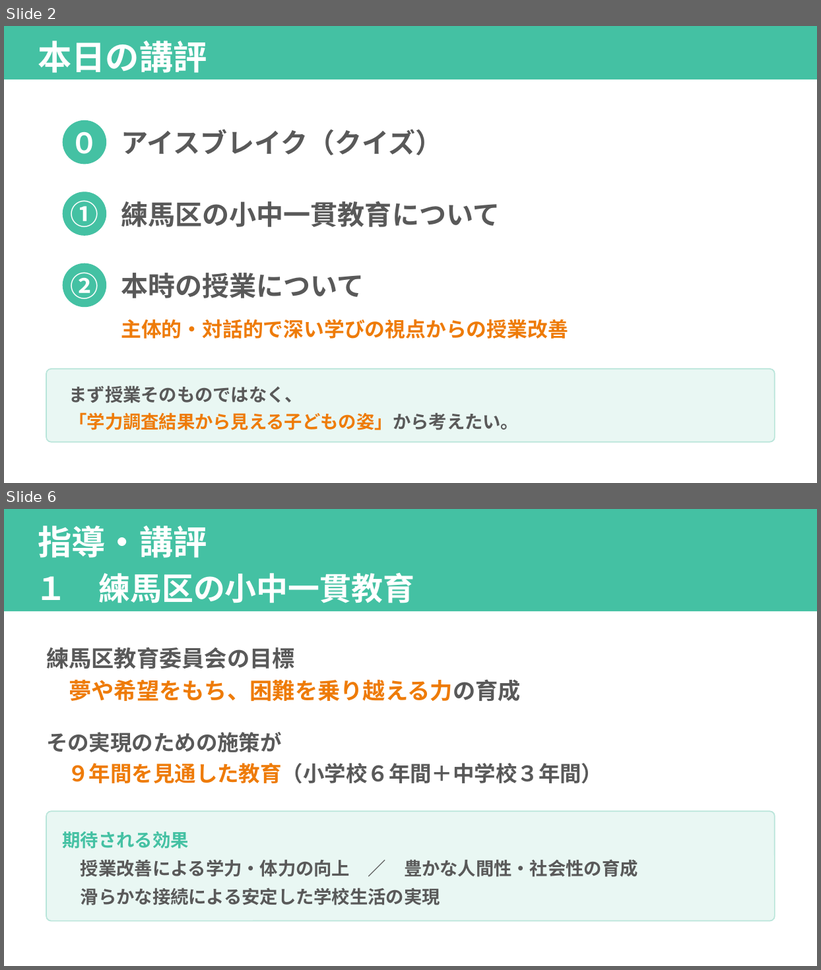
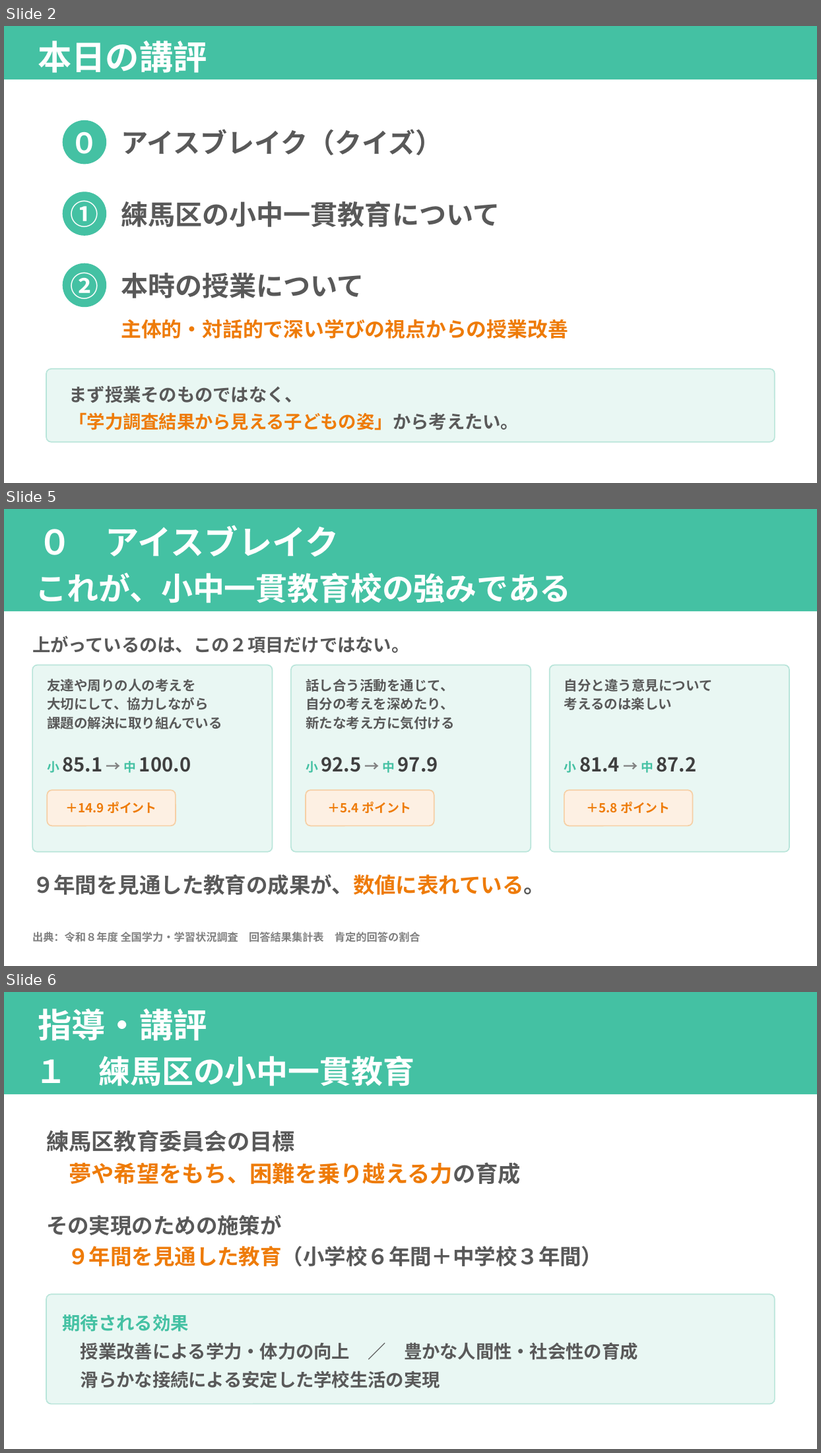
Before and after one commit to contynet730-star/con30, a slide deck: 指導課訪問_みらい青空学園/指導課訪問_５校時指導助言資料_みらい青空学園.pptx. Shown one above the other, each under a label of ours: slides 2 and 6 before the commit, slides 2, 5 and 6 after it; the slides between them are not shown. The pictures are 821x970 and 821x1453 pixels, drawn with LibreOffice and Linux fonts; fonts in the diff are those of the drawing. Boxes give left, top, right and bottom in pixels: in the first picture for what was removed or moved away, otherwise in the second. Text is boxed around its words. In the diff, an @@ line names an element or a change of style, - is before the commit and + after.

```diff
--- a/指導課訪問_みらい青空学園/指導課訪問_５校時指導助言資料_みらい青空学園.pptx
+++ b/指導課訪問_みらい青空学園/指導課訪問_５校時指導助言資料_みらい青空学園.pptx
@@ slide 5 added at box(4, 509, 817, 966), background #FFFFFF @@
@@ rectangle added at box(4, 509, 817, 611), fill #44C1A3, 28 pt, text #FFFFFF, bold @@
+０ アイスブレイク
+これが、小中一貫教育校の強みである
@@ text added at box(32, 636, 409, 654), 16 pt, text #595959, bold @@
+上がっているのは、この２項目だけではない。
@@ rounded rectangle added at box(32, 665, 273, 852), fill #E9F7F3, outline #B9E5DA 1 pt @@
@@ rounded rectangle added at box(291, 665, 531, 852), fill #E9F7F3, outline #B9E5DA 1 pt @@
@@ rounded rectangle added at box(550, 665, 789, 852), fill #E9F7F3, outline #B9E5DA 1 pt @@
@@ text added at box(47, 679, 222, 729), 12 pt, text #595959, bold @@
+友達や周りの人の考えを
+大切にして、協力しながら
+課題の解決に取り組んでいる
@@ text added at box(306, 679, 455, 729), 12 pt, text #595959, bold @@
+話し合う活動を通じて、
+自分の考えを深めたり、
+新たな考え方に気付ける
@@ text added at box(564, 679, 713, 710), 12 pt, text #595959, bold @@
+自分と違う意見について
+考えるのは楽しい
@@ text added at box(47, 757, 191, 773), 17 pt, text #3F3F3F, bold @@
+小 85.1 → 中 100.0
@@ text added at box(306, 757, 438, 773), 17 pt, text #3F3F3F, bold @@
+小 92.5 → 中 97.9
@@ text added at box(564, 757, 697, 773), 17 pt, text #3F3F3F, bold @@
+小 81.4 → 中 87.2
@@ rounded rectangle added at box(47, 790, 176, 826), fill #FDF0E3, outline #F6CFA4 1 pt @@
@@ text added at box(65, 801, 156, 813), 11 pt, text #EE7B08, bold @@
+＋14.9 ポイント
@@ rounded rectangle added at box(306, 790, 434, 826), fill #FDF0E3, outline #F6CFA4 1 pt @@
@@ text added at box(328, 801, 411, 813), 11 pt, text #EE7B08, bold @@
+＋5.4 ポイント
@@ rounded rectangle added at box(564, 790, 693, 826), fill #FDF0E3, outline #F6CFA4 1 pt @@
@@ text added at box(587, 801, 670, 813), 11 pt, text #EE7B08, bold @@
+＋5.8 ポイント
@@ text added at box(32, 875, 545, 895), 19 pt, text #595959, bold @@
+９年間を見通した教育の成果が、数値に表れている。
@@ text added at box(32, 932, 420, 943), 9.5 pt, text #808080, bold @@
+出典：令和８年度 全国学力・学習状況調査 回答結果集計表 肯定的回答の割合
```
Also in this commit, not shown: 3 slides changed, 1 slide removed, 4 other files.
